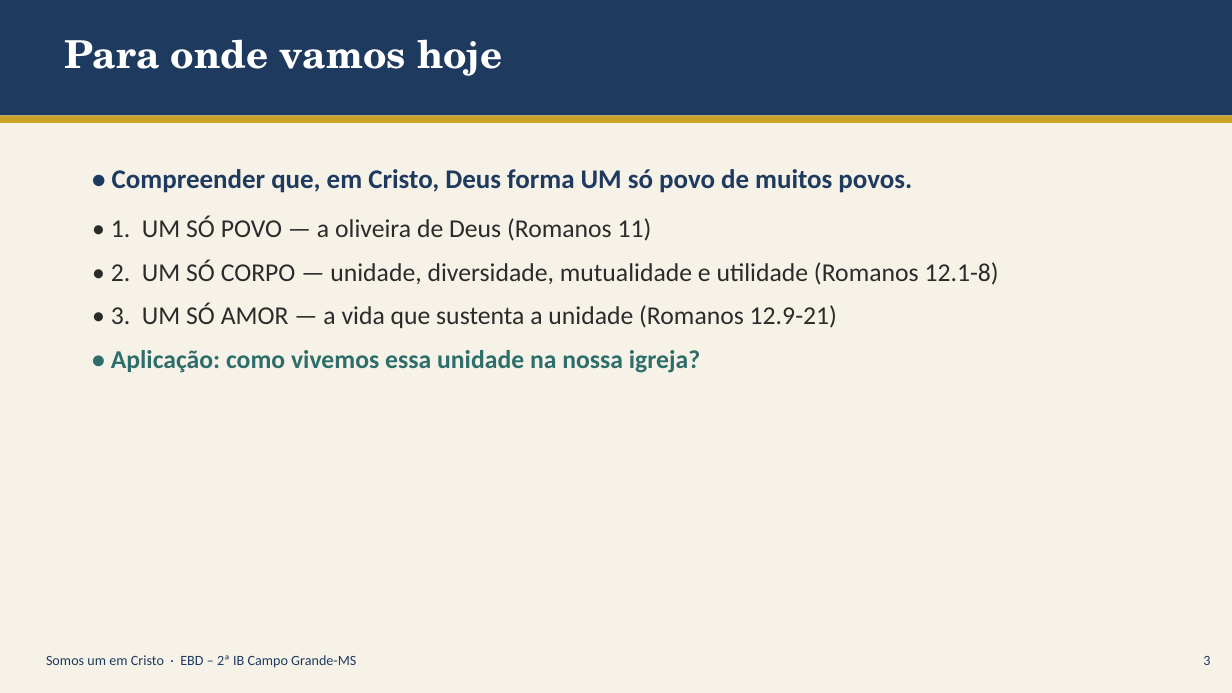
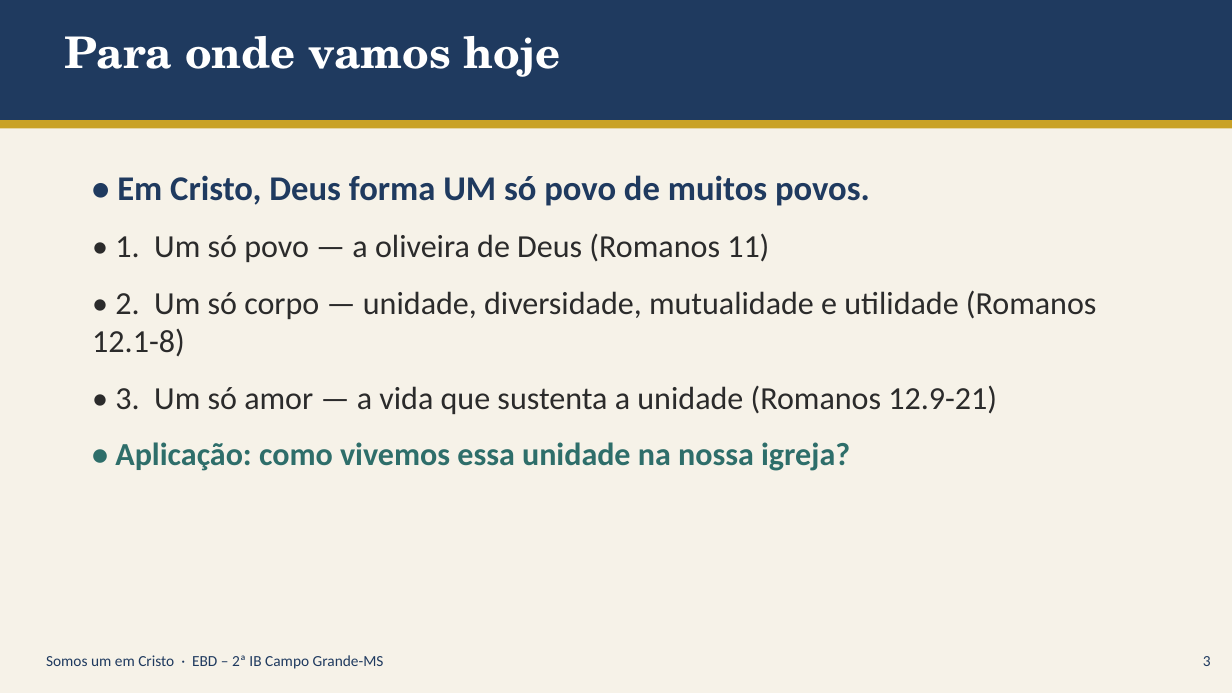
Before and after one commit to aluizio-netizen/campaign-3, a slide deck: slide 3 of aula-somos-um-em-cristo/Somos_um_em_Cristo_apresentacao.pptx. Drawn at 1232x693 pixels with LibreOffice and Linux fonts; fonts in the diff are those of the drawing. Boxes give left, top, right and bottom in pixels: in the first picture for what was removed or moved away, otherwise in the second. Text is boxed around its words. In the diff, an @@ line names an element or a change of style, - is before the commit and + after.

```diff
--- a/aula-somos-um-em-cristo/Somos_um_em_Cristo_apresentacao.pptx
+++ b/aula-somos-um-em-cristo/Somos_um_em_Cristo_apresentacao.pptx
@@ rectangle resized from (x1=0, y1=0, x2=1232, y2=116) to (x1=0, y1=0, x2=1232, y2=120) @@
@@ text "Para onde vamos hoje" at (x1=64, y1=36, x2=561, y2=77): size 30 to 34 pt @@
@@ rectangle moved from (x1=0, y1=116, x2=1232, y2=123) to (x1=0, y1=120, x2=1232, y2=128) @@
@@ text at (x1=92, y1=175, x2=1097, y2=414): text changed; size 20 to 25 pt @@
-• Compreender que, em Cristo, Deus forma UM só povo de muitos povos.
-• 1. UM SÓ POVO — a oliveira de Deus (Romanos 11)
-• 2. UM SÓ CORPO — unidade, diversidade, mutualidade e utilidade (Romanos 12.1-8)
-• 3. UM SÓ AMOR — a vida que sustenta a unidade (Romanos 12.9-21)
+• Em Cristo, Deus forma UM só povo de muitos povos.
+• 1. Um só povo — a oliveira de Deus (Romanos 11)
+• 2. Um só corpo — unidade, diversidade, mutualidade e utilidade (Romanos 12.1-8)
+• 3. Um só amor — a vida que sustenta a unidade (Romanos 12.9-21)
@@ text at (x1=115, y1=442, x2=850, y2=471): size 20 to 25 pt in "• Aplicação: como vivemos essa unidade na ..."; more space between paragraphs @@
@@ text "Somos um em Cristo · ..." at (x1=46, y1=655, x2=384, y2=669): size 11 to 12 pt @@
@@ text "3" at (x1=1203, y1=656, x2=1211, y2=666): size 11 to 12 pt @@
```
Also in this commit, not shown: 21 other slides changed, 1 other file.
